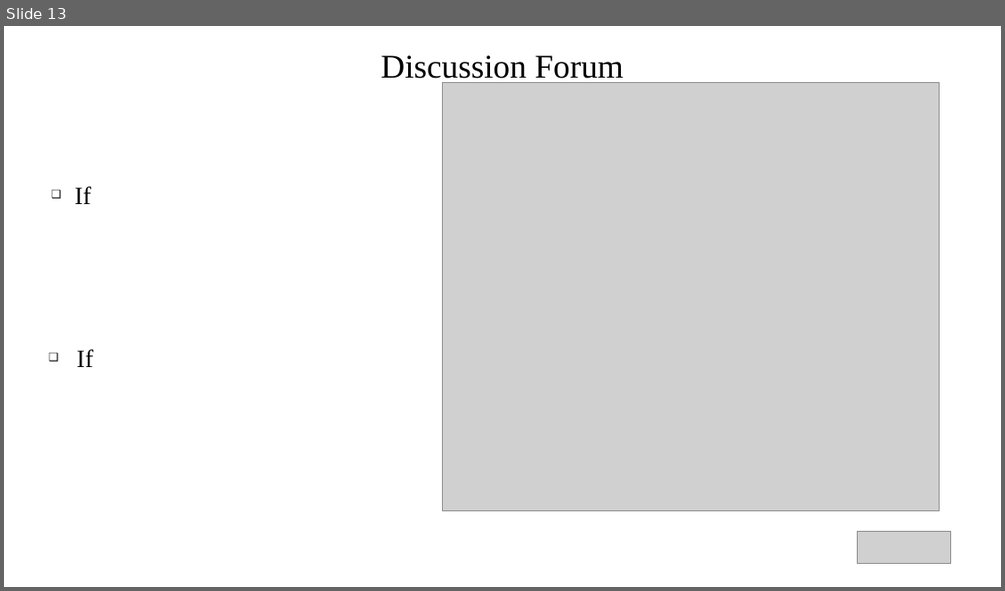
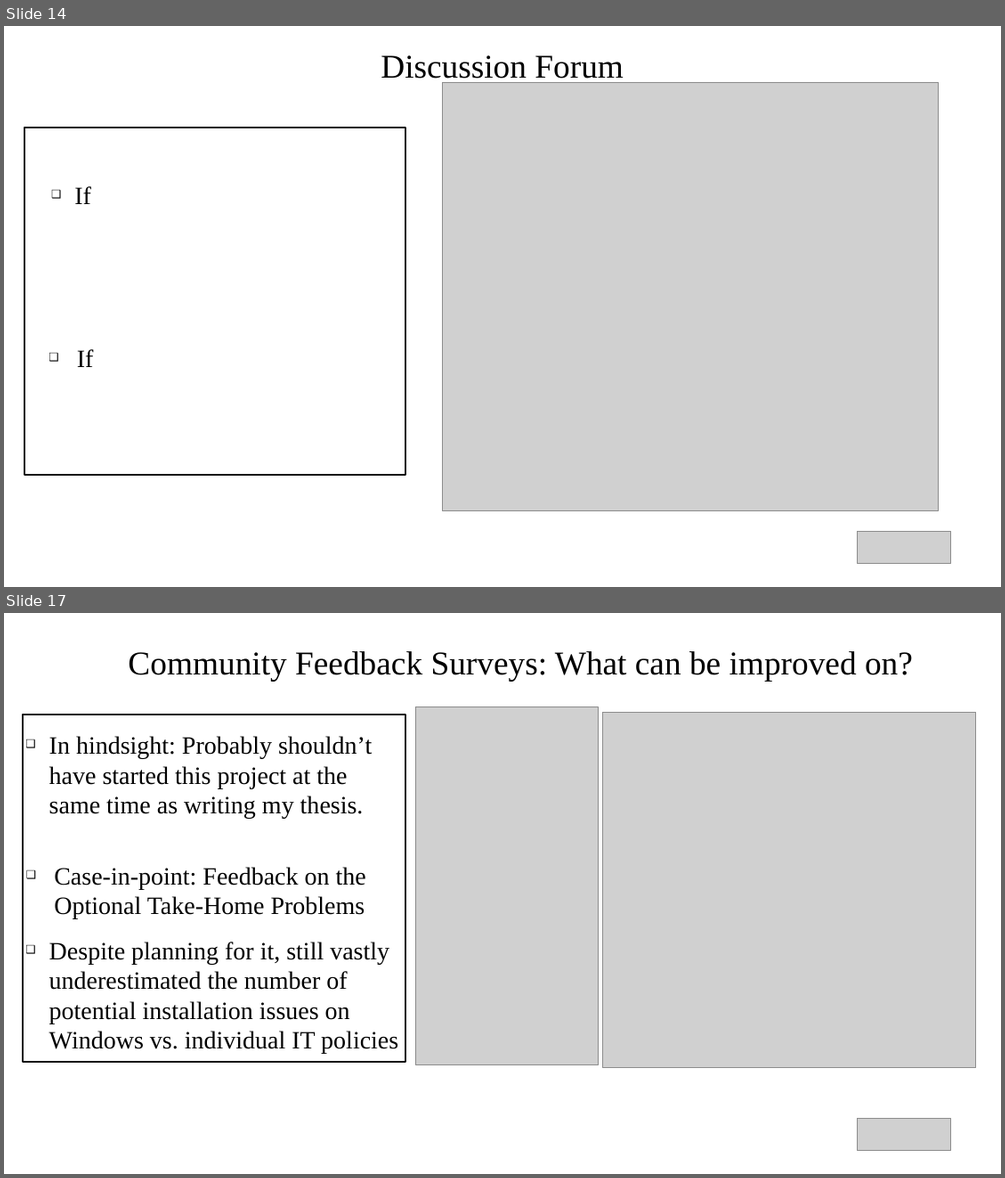
Before and after one commit to DavidRach/CytometryIn_Bioc2026, a slide deck: DavidRach_CytometryInR_BioC2026.pptx. Shown one above the other, each under a label of ours: slide 13 before the commit, slides 14 and 17 after it; the slides between them are not shown. The pictures are 1005x591 and 1005x1178 pixels, drawn with LibreOffice and Linux fonts; fonts in the diff are those of the drawing; grey boxes stand for pictures. Boxes give left, top, right and bottom in pixels: in the first picture for what was removed or moved away, otherwise in the second. Text is boxed around its words. In the diff, an @@ line names an element or a change of style, - is before the commit and + after.

```diff
--- a/DavidRach_CytometryInR_BioC2026.pptx
+++ b/DavidRach_CytometryInR_BioC2026.pptx
@@ slide 17 added at bbox=[4, 613, 1001, 1174], background #FFFFFF @@
@@ title added at bbox=[128, 651, 913, 681], 32 pt, text #000000 @@
+Community Feedback Surveys: What can be improved on?
@@ rectangle added at bbox=[23, 714, 405, 1062], fill #FFFFFF, outline #111111 1.45 pt @@
@@ picture added at bbox=[415, 707, 598, 1064] @@
@@ picture added at bbox=[603, 712, 976, 1068] @@
@@ text added at bbox=[49, 736, 372, 819], 24 pt, text #000000 @@
+❑ In hindsight: Probably shouldn’t have started this project at the same time as writing my thesis.
@@ text added at bbox=[54, 867, 366, 919], 24 pt, text #000000 @@
+❑ Case-in-point: Feedback on the Optional Take-Home Problems
@@ text added at bbox=[49, 941, 398, 1054], 24 pt, text #000000 @@
+❑ Despite planning for it, still vastly underestimated the number of potential installation issues on Windows vs. individual IT policies
@@ picture added at bbox=[858, 1118, 951, 1151] @@
@@ what was slide 13 is now slide 14 @@
@@ slide 14 changed as well @@
@@ rectangle added at bbox=[25, 127, 405, 475], fill #FFFFFF, outline #111111 1.45 pt @@
```
Also in this commit, not shown: 9 other slides changed, 10 other slides added, 10 slides removed, 1 other file.
